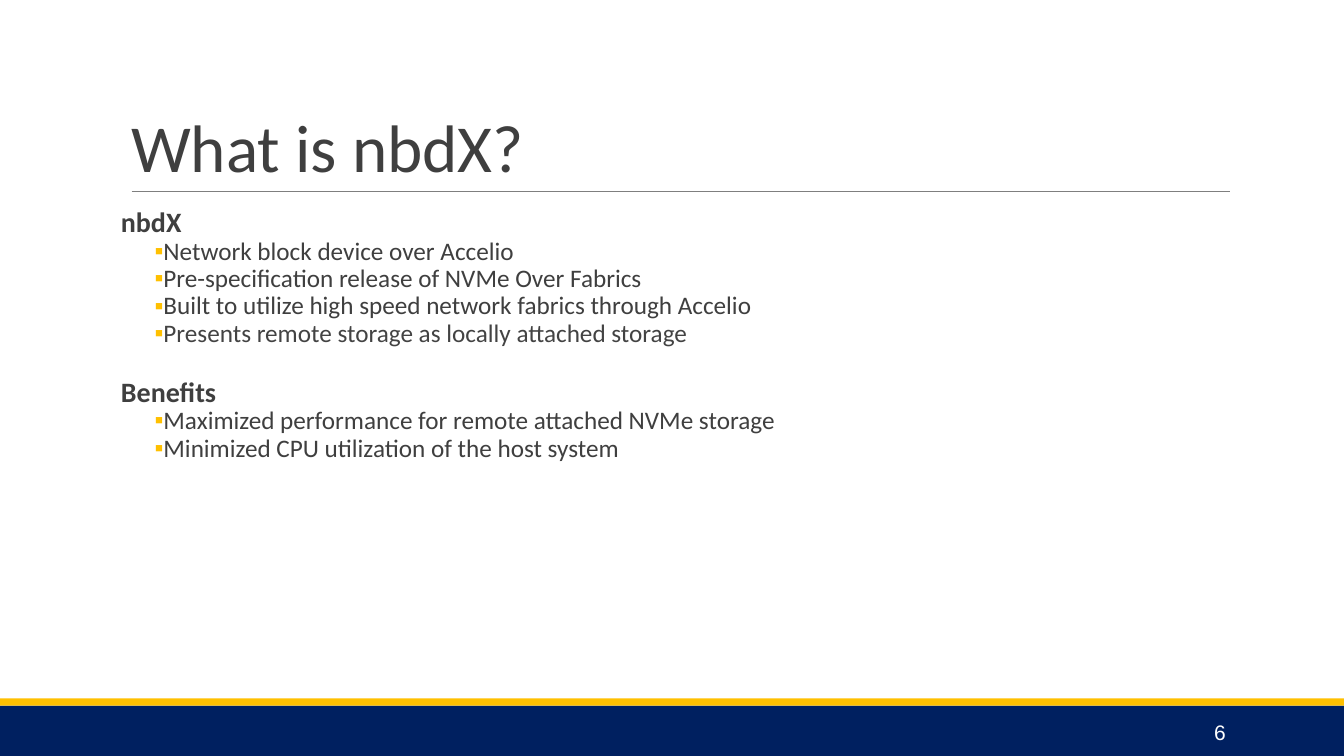
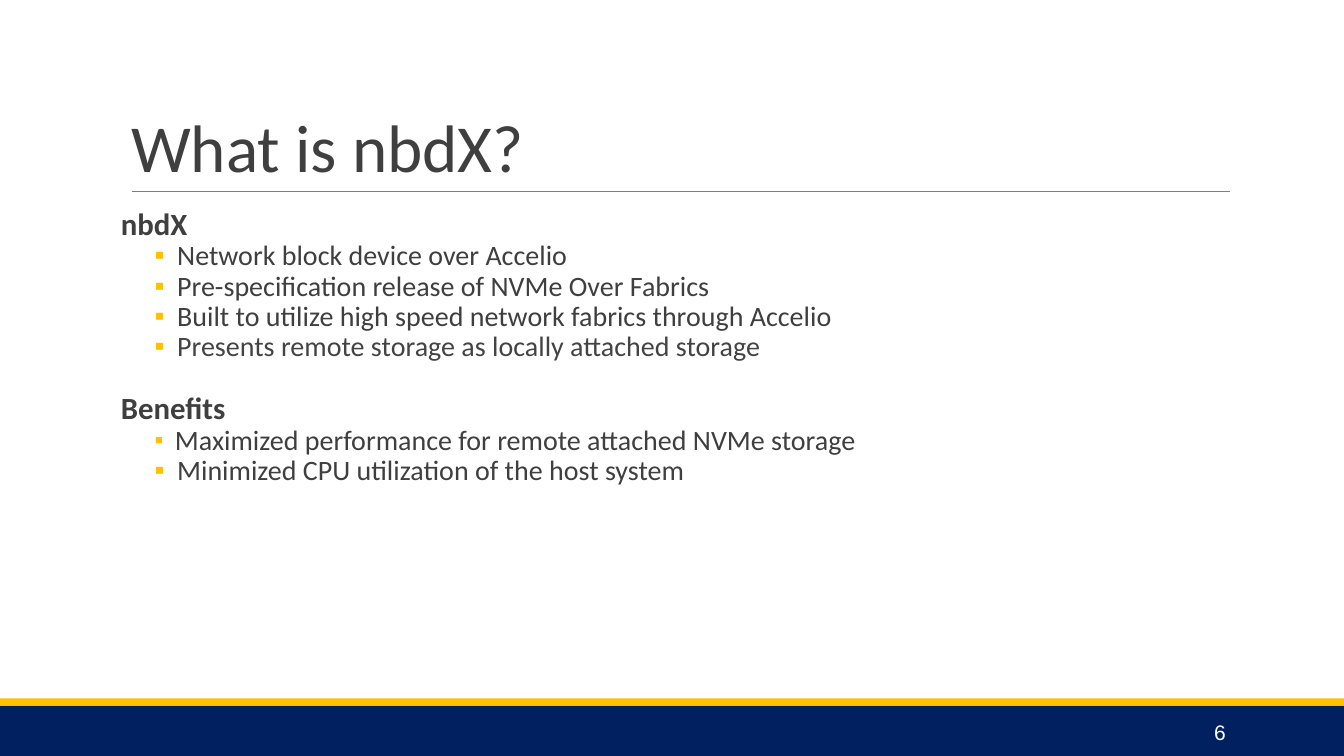
Before and after one commit to coy-humphrey/nvme-hpe, a slide deck: slide 6 of deliverables/Release 2/NVMe HPE Team Presentation.pptx. Drawn at 1344x756 pixels with LibreOffice and Linux fonts; fonts in the diff are those of the drawing. Boxes give left, top, right and bottom in pixels: in the first picture for what was removed or moved away, otherwise in the second. Text is boxed around its words. In the diff, an @@ line names an element or a change of style, - is before the commit and + after.

```diff
--- a/deliverables/Release 2/NVMe HPE Team Presentation.pptx
+++ b/deliverables/Release 2/NVMe HPE Team Presentation.pptx
@@ text "nbdX" at [121, 213, 855, 485]: size 20 to 22 pt in "nbdX", "Benefits"; size 18 to 20 pt @@
```
Also in this commit, not shown: 1 other slide changed.
